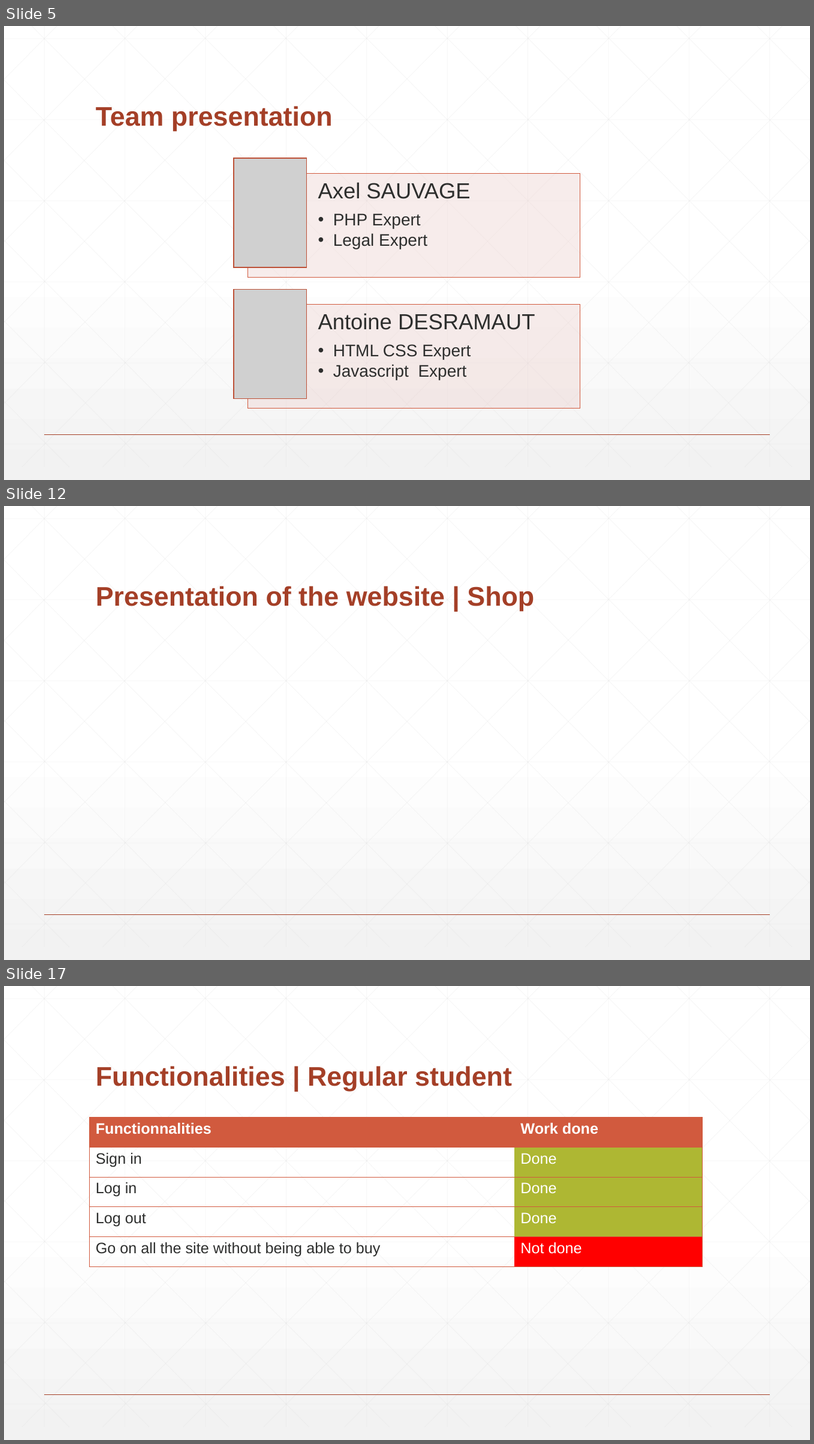
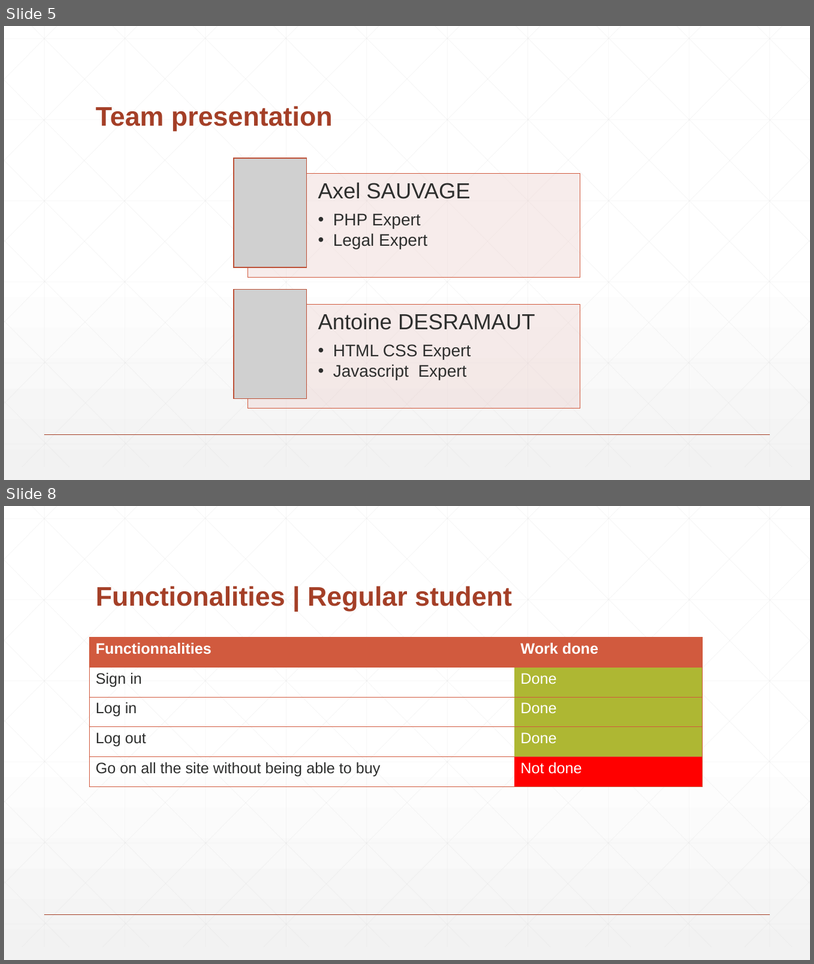
Before and after one commit to PaulFICOT/CESI_A2_Web_G2, a slide deck: Présentation/Web Project.pptx. Shown one above the other, each under a label of ours: slides 5, 12 and 17 before the commit, slides 5 and 8 after it; the slides between them are not shown. The pictures are 814x1444 and 814x964 pixels, drawn with LibreOffice and Linux fonts; fonts in the diff are those of the drawing; grey boxes stand for pictures. Boxes give left, top, right and bottom in pixels: in the first picture for what was removed or moved away, otherwise in the second. Text is boxed around its words. In the diff, an @@ line names an element or a change of style, - is before the commit and + after.

```diff
--- a/Présentation/Web Project.pptx
+++ b/Présentation/Web Project.pptx
@@ slide 12 removed at (4,506,810,960), background gradient #FFFFFF to #F2F2F2; not listed: 47 template elements that a slide beside it also shows @@
@@ title removed at (96,586,534,611) @@
-Presentation of the website | Shop
@@ what was slide 17 is now slide 8 @@
```
Also in this commit, not shown: 2 slides changed, 1 slide added, 9 other slides removed, 1 other file.
